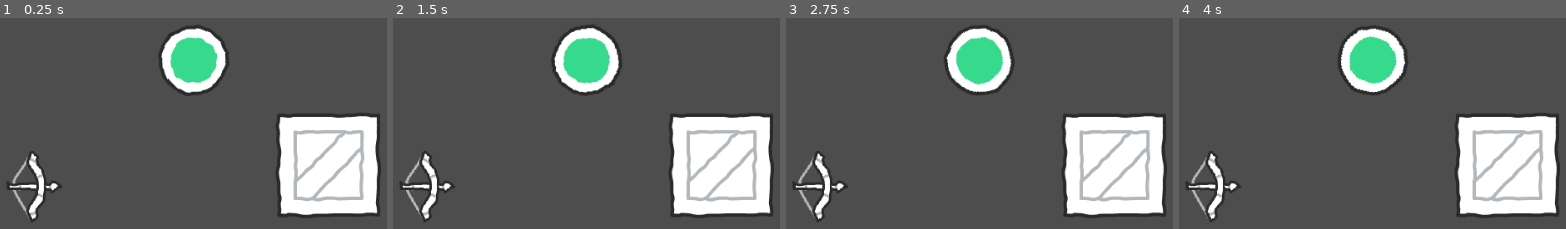
Above: before the commit, frames 1-4 (left to right).
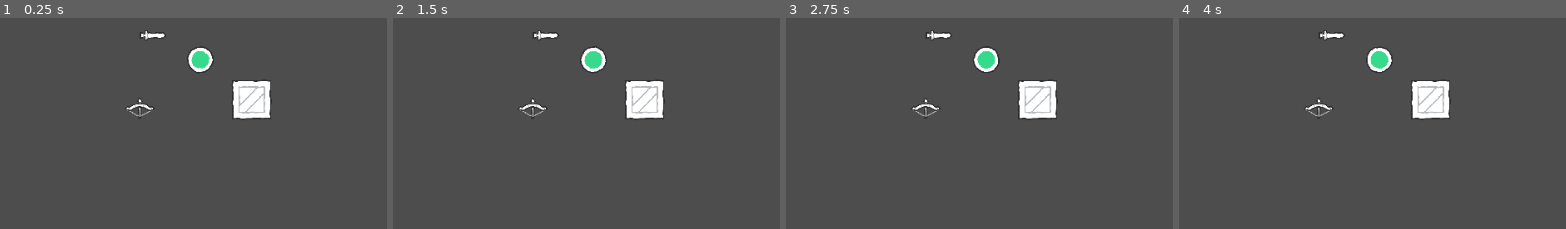
Above: after the commit, the same moments.

Repository: AndreeBurlamaqui/Gorgedot
Game: Godot game, scene res://Game/Scenes/basic_level.tscn
Two runs of this game, one before a commit and one after it. Both use one fixed random seed, a clock stepped at 60 frames per second and the inputs below.
Inputs (mouse positions are in pixels of both pictures, inside the frame that each line leads up to):
- Up to frame 1 (0.25 s): no input
- Up to frame 2 (1.5 s): tap Enter at 0.5 s; move the mouse to (772, 36) at 0.52 s; tap Space at 1.25 s; move the mouse to (439, 81) at 1.27 s
- Up to frame 3 (2.75 s): tap Enter at 2 s; move the mouse to (outside the picture) at 2.02 s
- Up to frame 4 (4 s): tap Space at 2.75 s; move the mouse to (1345, 148) at 2.77 s; tap Enter at 3.5 s; move the mouse to (outside the picture) at 3.52 s

The runs differ from the first frame. In frame 1, 21% of the frame differs, in the area x 1-99%, y 3-97%; in frame 2, 21%; in frame 3, 21%; in frame 4, 21%.

Commit message:
Day 2/3 - Melee Weapon and Drop Throw > https://tiny-studios.notion.site/Day-2-3-Melee-Weapon-and-Drop-Throw-33b434122ec2409dbc6fc7d84cd442a2?pvs=4

Diff:
--- /dev/null
+++ b/Game/Components/Health.gd
@@ -0,0 +1,21 @@
+class_name Health
+extends Area2D
+
+@export var maxHealth := 1.0
+
+var curHealth
+
+# Called when the node enters the scene tree for the first time.
+func _ready():
+	RestoreHealth(maxHealth)
+
+func RestoreHealth(heal : float):
+	curHealth = min(heal, maxHealth) # Clamped by max
+
+func ApplyDamage(damage : float):
+	curHealth -= damage
+	CheckDeath()
+
+func CheckDeath():
+	if curHealth <= 0:
+		queue_free()
--- /dev/null
+++ b/Game/Components/Hitbox.gd
@@ -0,0 +1,10 @@
+class_name Hitbox
+extends Area2D
+# Hitboxes will only search for Health components
+
+@export var damage := 0
+
+func _init():
+	# Hitboxes don't need to be monitorable
+	# They'll only monitore (?)
+	self.monitorable = false
--- /dev/null
+++ b/Game/Components/InputAction.gd
@@ -0,0 +1,33 @@
+class_name InputAction
+extends Node
+
+# Custom node to update the target input
+# So we can easily get things like:
+# "was pressed", "is holding", "time holding"
+@export var action_name : String
+
+var is_pressed = false
+var time_being_held = 0.0
+var is_being_held = false
+
+signal OnInputPress
+signal OnInputRelease
+
+func _input(event):
+	var justPressed = Input.is_action_pressed(action_name)
+
+	if is_pressed && !justPressed :
+		OnInputRelease.emit()
+
+	if !is_pressed && justPressed :
+		OnInputPress.emit()
+
+	is_pressed = justPressed
+
+func _process(delta):
+	if is_pressed :
+		time_being_held += delta
+	else :
+		time_being_held = 0
+
+	is_being_held = time_being_held > 0
--- /dev/null
+++ b/Game/Extensions/TinyExtensions.gd
@@ -0,0 +1,28 @@
+class_name TinyUtils
+
+static func get_end_point(raycast: RayCast2D) -> Vector2:
+	var rotated_target_position = raycast.target_position.rotated(raycast.global_rotation)
+	if raycast.is_colliding():
+		# If the raycast is colliding with something, return the collision point
+		return raycast.get_collision_point()
+	else:
+		# If the raycast is not colliding with anything, return the end point
+		return raycast.global_position + rotated_target_position
+
+static func visualize_raycast(raycast: RayCast2D, duration: float, lineColor : Color) :
+	var line = Line2D.new()
+	line.default_color = lineColor
+	line.add_point(raycast.global_position)
+	line.add_point(get_end_point(raycast))
+	raycast.get_tree().root.add_child(line)
+
+	# Create a timer to remove the line after the duration
+	var timer = Timer.new()
+	raycast.get_tree().root.add_child(timer)
+	timer.wait_time = duration
+	timer.one_shot = true
+	timer.start()
+	# Start the timer and add it to the current scene
+	await timer.timeout
+	line.queue_free()
+	timer.queue_free()
--- /dev/null
+++ b/Game/Extensions/TinyMath.gd
@@ -0,0 +1,20 @@
+class_name TinyMath
+
+static func is_even(x) -> bool:
+	if typeof(x) == TYPE_INT or typeof(x) == TYPE_FLOAT:
+		return int(x) % 2 == 0
+	else:
+		print("Error: Argument is not an integer or a float.")
+		return false
+
+static func to_float(condition : bool) -> int:
+	if condition :
+		return 1
+	else :
+		return 0
+
+static func pick(condition : bool, trueReturn, falseReturn):
+	if condition :
+		return trueReturn
+	else :
+		return falseReturn
--- a/Game/Scenes/basic_level.tscn
+++ b/Game/Scenes/basic_level.tscn
@@ -1,8 +1,9 @@
-[gd_scene load_steps=5 format=3 uid="uid://c6ysh7sy6ft3o"]
+[gd_scene load_steps=6 format=3 uid="uid://c6ysh7sy6ft3o"]
 
 [ext_resource type="Texture2D" uid="uid://b8q2xl5qc5142" path="res://Art/Environment/crate.png" id="2_uomle"]
 [ext_resource type="PackedScene" uid="uid://cb4fxg1qk7i5g" path="res://Game/Units/unit_player.tscn" id="3_sjj74"]
 [ext_resource type="PackedScene" uid="uid://bxsio4wrr0w5c" path="res://Game/Units/Weapons/weapon_bow.tscn" id="3_vlvf6"]
+[ext_resource type="PackedScene" uid="uid://ck1j3ahoidavh" path="res://Game/Units/Weapons/weapon_sword.tscn" id="4_gxqny"]
 
 [sub_resource type="RectangleShape2D" id="RectangleShape2D_yxcuq"]
 size = Vector2(120, 120)
@@ -11,10 +12,12 @@
 
 [node name="Camera2D" type="Camera2D" parent="."]
 position = Vector2(13, -1)
+zoom = Vector2(0.38, 0.38)
 editor_draw_drag_margin = true
 
 [node name="Crate" type="RigidBody2D" parent="."]
 position = Vector2(162, 126)
+collision_layer = 49
 gravity_scale = 0.0
 sleeping = true
 freeze = true
@@ -31,4 +34,8 @@
 position = Vector2(-191, 152)
 
 [node name="Player" parent="." instance=ExtResource("3_sjj74")]
-collision_mask = 1
+
+[node name="weapon_sword" parent="." instance=ExtResource("4_gxqny")]
+position = Vector2(-183, -77)
+rotation = 1.5708
+scale = Vector2(0.75, 0.75)
--- a/Game/Units/PlayerController.gd
+++ b/Game/Units/PlayerController.gd
@@ -1 +1,40 @@
 extends UnitController
+# Extending from the Unit Controller to works as a brain
+# Will literally control the Unit based on inputs
+
+@export_group("INPUTS")
+@export var leftInput : InputAction
+@export var rightInput : InputAction
+@export var upInput : InputAction
+@export var downInput : InputAction
+@export var mainActionInput : InputAction
+@export var dropInput : InputAction
+
+func OnStartPhysics(delta):
+	if mainActionInput.is_pressed :
+		TryMainAction()
+
+func GetMoveDirection():
+	var motion = Vector2()
+
+	if leftInput.is_pressed :
+		motion.x -= 1
+
+	if rightInput.is_pressed :
+		motion.x += 1
+
+	if upInput.is_pressed :
+		motion.y -= 1
+
+	if downInput.is_pressed :
+		motion.y += 1
+
+	return motion.normalized()
+
+func GetAimDirection():
+	# TODO: Make it use input instead of just mouse
+	return get_global_mouse_position()
+
+
+func _on_drop_action_on_input_press():
+	TryDropAction()
--- a/Game/Units/ProjectileController.gd
+++ b/Game/Units/ProjectileController.gd
@@ -1,12 +1,12 @@
 class_name ProjectileController
 extends Node2D
 
-# COMPONENTS
+@export_group("COMPONENTS")
 @export var timer : Timer
 @export var hitBox : Area2D
 @export var impactBox : Area2D
 
-# VALUES
+@export_group("VALUES")
 @export var speed := 250.0
 @export var lifetime := 3.0
 
@@ -27,5 +27,5 @@
 func OnDestroy():
 	queue_free()
 
-func OnImpact(Node):
+func OnImpact(collision : Node):
 	OnDestroy()
--- a/Game/Units/UnitController.gd
+++ b/Game/Units/UnitController.gd
@@ -4,18 +4,16 @@
 @export var moveSpeed := 500.0
 @export var moveAcceleration := 1500.0
 @export var moveFriction := 2500.0
-@export var leftInput : InputEventAction
-@export var rightInput : InputEventAction
-@export var upInput : InputEventAction
-@export var downInput : InputEventAction
-@export var mainActionInput : InputEventAction
 
 @export var currentWeapon : WeaponBase
 
-var tryMainAct = false
+var currentAimDirection : Vector2
 
 func _physics_process(delta):
-	var moveDirection = GetMoveInput()
+	OnStartPhysics(delta)
+
+	# Calculate movement based on set direction
+	var moveDirection = GetMoveDirection()
 	if moveDirection == Vector2.ZERO:
 		# Apply friction
 		var frictionAmount = moveFriction * delta
@@ -28,44 +26,38 @@
 		velocity += moveDirection * moveAcceleration * delta
 		velocity = velocity.limit_length(moveSpeed)
 
+	# Rotate towards aim
+	currentAimDirection = GetAimDirection()
+	look_at(currentAimDirection)
+
 	move_and_slide()
 
-	# Rotate towards aim
-	look_at(GetAimInput())
+	OnFinishPhysics(delta)
 
-		# Try to act after look_at so the direction is correct
-	if tryMainAct:
-		TryMainAction()
+func GetMoveDirection():
+	return Vector2.ZERO.normalized()
 
-func _unhandled_input(event):
-	if event.is_action_pressed(mainActionInput.action):
-		tryMainAct = true
-
-	if event.is_action_released(mainActionInput.action):
-		tryMainAct = false
-
-func GetMoveInput():
-	var motion = Vector2()
-	if Input.is_action_pressed(leftInput.action):
-		motion.x -= 1
-
-	if Input.is_action_pressed(rightInput.action):
-		motion.x += 1
-
-	if Input.is_action_pressed(upInput.action):
-		motion.y -= 1
-
-	if Input.is_action_pressed(downInput.action):
-		motion.y += 1
-
-	return motion.normalized()
-
-func GetAimInput():
-	# TODO: Make it use input instead of just mouse
-	return get_global_mouse_position()
+func GetAimDirection():
+	return Vector2.RIGHT
 
 func TryMainAction():
 	if currentWeapon == null:
 		return
 
 	currentWeapon.TryUse(self)
+
+func TryDropAction():
+	if(currentWeapon == null):
+		return
+
+	currentWeapon.TryDrop(self)
+
+# In case we want to display or do something
+# only before the physics are processed
+func OnStartPhysics(delta : float):
+	pass
+
+# In case we want to display or do something
+# only after the physics are processed
+func OnFinishPhysics(delta : float):
+	pass
--- a/Game/Units/WeaponBase.gd
+++ b/Game/Units/WeaponBase.gd
@@ -1,27 +1,113 @@
 class_name WeaponBase
 extends Sprite2D
 
+@export_group("COMPONENTS")
 @export var cooldownTimer : Timer
 @export var pickupArea : Area2D
+@export var dropRaycast : RayCast2D
+@export var animator : AnimationPlayer
+
+@export_group("VALUES")
+@export var dropForce = 500.0;
+@export var dropSpeed = 750;
+@export var rotationOnPick = 90;
+@export var positionOnPick = Vector2.ZERO;
+
+@export_group("ANIMATIONS")
+@export var onPickAnimation : String
+@export var onActionAnimation : String
+@export var onDropAnimation : String
 
 var unitOwner : UnitController
+
+func _ready():
+	dropRaycast.target_position = Vector2(0, -dropForce)
+	dropRaycast.enabled = false
+	Reset()
+
+func Reset():
+	pass
 
 func TryUse(user : UnitController):
 	pass
 
 func TryPickup(user : UnitController):
-	if unitOwner != null:
+	if unitOwner != null || user.currentWeapon != null:
 		return
 
 	unitOwner = user
-	pickupArea.monitorable = false
+	unitOwner.currentWeapon = self
+	SetPickable(false)
 	self.get_parent().remove_child(self)
 	unitOwner.add_child(self)
+	var pickTween = create_tween()
+	# Set position and apply offset
 	global_position = unitOwner.global_position
-	unitOwner.currentWeapon = self
+	position += positionOnPick
+	# Set weapon to be always to the right
+	# So that the weapon follows the unit rotation
+	rotation = deg_to_rad(rotationOnPick)
+	PlayAnimation(onPickAnimation)
+	Reset()
 
 func _on_area_2d_body_entered(body: UnitController):
 	if body is UnitController:
 		call_deferred("TryPickup", body)
 	else:
 		print("Picker isn't an Unit")
+
+func TryDrop(user : UnitController):
+	if user.currentWeapon == null || user.currentWeapon != self :
+		return
+
+	# Drop the item by applying a bit of force
+	# towards the raycast drop
+	dropRaycast.enabled = true
+	# Raycast always need to look towards the unit's current aim
+	look_at(user.currentAimDirection)
+	rotation += PI/2  # Adjust for sprite facing upwards
+	force_update_transform()
+	dropRaycast.force_raycast_update()
+	TinyUtils.visualize_raycast(dropRaycast, 0.5, Color.RED)
+	print("User rot: ", user.global_rotation, "\n Raycast rot: ", dropRaycast.global_rotation)
+
+	# We first check if the raycast hit something to get its end point
+	var oldPosition = global_position
+	var oldRotation = global_rotation
+	var end_point = TinyUtils.get_end_point(dropRaycast)
+	TinyUtils.visualize_raycast(dropRaycast, 0.5, Color.YELLOW)
+	print("End point of drop raycast is", end_point)
+
+	# Remove weapon as a child from the unit
+	var currentSceneRoot = get_tree().current_scene
+	self.get_parent().remove_child(self)
+	currentSceneRoot.add_child(self)
+	global_rotation = oldRotation
+
+	# And then clean the current weapon from the unit
+	user.currentWeapon = null
+	unitOwner = null
+
+	# And then tween towards the end point
+	PlayAnimation(onDropAnimation)
+	var dropTween = create_tween()
+	dropTween.set_ease(Tween.EASE_OUT)
+	dropTween.set_trans(Tween.TRANS_SINE)
+	var dropDuration = oldPosition.distance_to(end_point) / dropSpeed
+	dropTween.tween_property(self, "position", end_point, dropDuration).from(oldPosition)
+	await dropTween.finished
+	# Enable pickable again
+	SetPickable(true)
+	# Stop animation with keep state for the rotation of the animation
+	animator.stop(true)
+	Reset()
+
+
+func SetPickable(canPick : bool):
+	pickupArea.monitoring = canPick
+
+func PlayAnimation(targetAnimation : String):
+	if targetAnimation == null || targetAnimation.is_empty():
+		return
+
+	animator.play(targetAnimation)
--- /dev/null
+++ b/Game/Units/Weapons/WeaponSword.gd
@@ -0,0 +1,43 @@
+extends WeaponBase
+
+var isAttacking := false
+var attackCount := 0
+
+func TryUse(user : UnitController):
+	if isAttacking:
+		return
+
+	isAttacking = true
+	attackCount += 1
+	var atkCountEven = TinyMath.is_even(attackCount)
+	var finalRot = -45 if atkCountEven else 225
+	var finalPos = positionOnPick
+	finalPos.y *= TinyMath.pick(atkCountEven, 1, -1)
+	print("final pos is " , finalPos, "based on is even", atkCountEven)
+	var swordTween = create_tween()
+	swordTween.tween_property(self, "rotation_degrees", finalRot, 0.15)
+	var curveSword = do_arc(self, finalPos, 25, 0.25)
+#	swordTween.tween_property(self, "rotation", deg_to_rad(rotationOnPick), 0.15)
+	await swordTween.finished and curveSword.finished
+
+	# Cooldown to attack again
+	cooldownTimer.start()
+	await cooldownTimer.timeout
+
+	isAttacking = false
+
+func Reset():
+	attackCount = 0
+	isAttacking = false
+
+# TODO: Search on how to make it a static func so we can use anywhere else
+func do_arc(node, final_pos, height, duration):
+	var tween = create_tween()
+	var start_pos = node.position
+	var mid_pos = final_pos
+	mid_pos.x += height
+
+	tween.tween_property(node, "position", mid_pos, duration * 0.5).set_trans(Tween.TRANS_LINEAR).set_ease(Tween.EASE_OUT).from(start_pos)
+	tween.tween_property(node, "position", final_pos, duration * 0.5).set_trans(Tween.TRANS_LINEAR).set_ease(Tween.EASE_IN)
+
+	return tween
--- a/Game/Units/Weapons/weapon_base.tscn
+++ b/Game/Units/Weapons/weapon_base.tscn
@@ -1,19 +1,75 @@
-[gd_scene load_steps=4 format=3 uid="uid://bav20wurwt0bd"]
+[gd_scene load_steps=8 format=3 uid="uid://bav20wurwt0bd"]
 
 [ext_resource type="Texture2D" uid="uid://crwwtwtoadipc" path="res://Art/Items/weapon_bow_arrow.png" id="1_36mm1"]
 [ext_resource type="Script" path="res://Game/Units/WeaponBase.gd" id="2_nc8o5"]
 
-[sub_resource type="RectangleShape2D" id="RectangleShape2D_1oxpm"]
-size = Vector2(115, 90)
+[sub_resource type="RectangleShape2D" id="RectangleShape2D_c6w2t"]
+size = Vector2(114, 90.363)
 
-[node name="Weapon" type="Sprite2D" node_paths=PackedStringArray("cooldownTimer", "pickupArea")]
-position = Vector2(49.0677, 1.00128)
-rotation = 1.5708
-scale = Vector2(0.75, 0.75)
+[sub_resource type="Animation" id="Animation_58p3j"]
+resource_name = "drop_animation"
+tracks/0/type = "value"
+tracks/0/imported = false
+tracks/0/enabled = true
+tracks/0/path = NodePath(".:rotation")
+tracks/0/interp = 1
+tracks/0/loop_wrap = true
+tracks/0/keys = {
+"times": PackedFloat32Array(0, 0.5),
+"transitions": PackedFloat32Array(1, 1),
+"update": 0,
+"values": [0.0, 6.28319]
+}
+
+[sub_resource type="Animation" id="Animation_l5whd"]
+resource_name = "pickup_animation"
+length = 0.100005
+step = 0.05
+tracks/0/type = "value"
+tracks/0/imported = false
+tracks/0/enabled = true
+tracks/0/path = NodePath(".:scale")
+tracks/0/interp = 2
+tracks/0/loop_wrap = true
+tracks/0/keys = {
+"times": PackedFloat32Array(0, 0.1),
+"transitions": PackedFloat32Array(1, 1),
+"update": 0,
+"values": [Vector2(0.5, 0.5), Vector2(1, 1)]
+}
+
+[sub_resource type="Animation" id="Animation_eyxu2"]
+resource_name = "sword_animation"
+tracks/0/type = "value"
+tracks/0/imported = false
+tracks/0/enabled = true
+tracks/0/path = NodePath(".:rotation")
+tracks/0/interp = 2
+tracks/0/loop_wrap = true
+tracks/0/keys = {
+"times": PackedFloat32Array(0, 0.2, 0.4),
+"transitions": PackedFloat32Array(1, 1, 1),
+"update": 0,
+"values": [-1.309, 1.309, 0.0]
+}
+
+[sub_resource type="AnimationLibrary" id="AnimationLibrary_wl02v"]
+_data = {
+"drop_animation": SubResource("Animation_58p3j"),
+"pickup_animation": SubResource("Animation_l5whd"),
+"sword_animation": SubResource("Animation_eyxu2")
+}
+
+[node name="Weapon" type="Sprite2D" node_paths=PackedStringArray("cooldownTimer", "pickupArea", "dropRaycast", "animator")]
+scale = Vector2(0.5, 0.5)
 texture = ExtResource("1_36mm1")
 script = ExtResource("2_nc8o5")
 cooldownTimer = NodePath("Timer")
 pickupArea = NodePath("Area2D")
+dropRaycast = NodePath("DropRaycast")
+animator = NodePath("AnimationPlayer")
+onPickAnimation = "pickup_animation"
+onDropAnimation = "drop_animation"
 
 [node name="Marker2D" type="Marker2D" parent="."]
 position = Vector2(-0.0001297, -36)
@@ -25,8 +81,21 @@
 [node name="Area2D" type="Area2D" parent="."]
 scale = Vector2(1, 0.995983)
 collision_mask = 4
+monitorable = false
 
 [node name="CollisionShape2D" type="CollisionShape2D" parent="Area2D"]
-shape = SubResource("RectangleShape2D_1oxpm")
+position = Vector2(0, 2.00807)
+shape = SubResource("RectangleShape2D_c6w2t")
+
+[node name="DropRaycast" type="RayCast2D" parent="."]
+target_position = Vector2(0, -200)
+collision_mask = 33
+collide_with_areas = true
+
+[node name="AnimationPlayer" type="AnimationPlayer" parent="."]
+method_call_mode = 1
+libraries = {
+"": SubResource("AnimationLibrary_wl02v")
+}
 
 [connection signal="body_entered" from="Area2D" to="." method="_on_area_2d_body_entered"]
--- a/Game/Units/Weapons/weapon_bow.tscn
+++ b/Game/Units/Weapons/weapon_bow.tscn
@@ -5,9 +5,18 @@
 [ext_resource type="PackedScene" uid="uid://dp3sdqrfgrabq" path="res://Game/Units/general_projectile.tscn" id="3_8v3cc"]
 
 [node name="Bow" node_paths=PackedStringArray("weaponTip") instance=ExtResource("1_wcag2")]
+scale = Vector2(0.823069, 0.741768)
 script = ExtResource("2_5gpj6")
 projectile = ExtResource("3_8v3cc")
 weaponTip = NodePath("Marker2D")
+dropForce = 250.0
+positionOnPick = Vector2(50, 0)
 
 [node name="Area2D" parent="." index="2"]
 position = Vector2(-1.33505, -3.90973)
+
+[node name="CollisionShape2D" parent="Area2D" index="0"]
+position = Vector2(1.33505, 5.27907)
+
+[node name="DropRaycast" parent="." index="3"]
+position = Vector2(0, 40.4439)
--- /dev/null
+++ b/Game/Units/Weapons/weapon_sword.tscn
@@ -0,0 +1,31 @@
+[gd_scene load_steps=5 format=3 uid="uid://ck1j3ahoidavh"]
+
+[ext_resource type="PackedScene" uid="uid://bav20wurwt0bd" path="res://Game/Units/Weapons/weapon_base.tscn" id="1_7bb0x"]
+[ext_resource type="Texture2D" uid="uid://bjc10qancl8lg" path="res://Art/Items/weapon_longsword.png" id="2_xw1tf"]
+[ext_resource type="Script" path="res://Game/Units/Weapons/WeaponSword.gd" id="3_i8erl"]
+
+[sub_resource type="RectangleShape2D" id="RectangleShape2D_256mr"]
+size = Vector2(47, 115.56)
+
+[node name="weapon_sword" instance=ExtResource("1_7bb0x")]
+position = Vector2(0, 8)
+scale = Vector2(1, 1.199)
+texture = ExtResource("2_xw1tf")
+offset = Vector2(0, -45)
+script = ExtResource("3_i8erl")
+dropSpeed = 1500
+rotationOnPick = -45
+positionOnPick = Vector2(20, -40)
+
+[node name="Marker2D" parent="." index="0"]
+position = Vector2(0, 4.17014)
+
+[node name="Timer" parent="." index="1"]
+wait_time = 0.25
+
+[node name="CollisionShape2D" parent="Area2D" index="0"]
+position = Vector2(0, -45.2192)
+shape = SubResource("RectangleShape2D_256mr")
+
+[node name="DropRaycast" parent="." index="3"]
+position = Vector2(0, 10.8424)
--- a/Game/Units/general_projectile.tscn
+++ b/Game/Units/general_projectile.tscn
@@ -4,21 +4,23 @@
 [ext_resource type="Texture2D" uid="uid://c2arf8nat7k75" path="res://Art/Items/weapon_arrow.png" id="1_x38mi"]
 
 [sub_resource type="RectangleShape2D" id="RectangleShape2D_11g6q"]
-size = Vector2(11.42, 88.483)
+size = Vector2(11.42, 55.5661)
 
 [sub_resource type="RectangleShape2D" id="RectangleShape2D_l5lvm"]
-size = Vector2(20, 88)
+size = Vector2(20, 63)
 
 [node name="Projectile" type="Node2D" node_paths=PackedStringArray("timer", "hitBox", "impactBox")]
+position = Vector2(-2, 1)
 scale = Vector2(1, 0.994539)
 script = ExtResource("1_iytox")
 timer = NodePath("Timer")
 hitBox = NodePath("HitBox")
 impactBox = NodePath("ImpactBox")
-speed = 750.0
+speed = 950.0
 
 [node name="Visual" type="Sprite2D" parent="."]
 rotation = 1.5708
+scale = Vector2(1, 0.689941)
 texture = ExtResource("1_x38mi")
 
 [node name="ImpactBox" type="Area2D" parent="."]
@@ -28,6 +30,7 @@
 monitorable = false
 
 [node name="CollisionShape2D" type="CollisionShape2D" parent="ImpactBox"]
+position = Vector2(-2.27374e-12, 0.500004)
 scale = Vector2(0.977399, 0.953819)
 shape = SubResource("RectangleShape2D_11g6q")
 
@@ -39,6 +42,7 @@
 monitoring = false
 
 [node name="CollisionShape2D" type="CollisionShape2D" parent="HitBox"]
+position = Vector2(-7.95808e-13, -0.499998)
 shape = SubResource("RectangleShape2D_l5lvm")
 
 [node name="Timer" type="Timer" parent="."]
--- a/Game/Units/general_unit.tscn
+++ b/Game/Units/general_unit.tscn
@@ -1,22 +1,7 @@
-[gd_scene load_steps=10 format=3 uid="uid://btuolqcayirgb"]
+[gd_scene load_steps=5 format=3 uid="uid://btuolqcayirgb"]
 
 [ext_resource type="Script" path="res://Game/Units/UnitController.gd" id="1_hrw8j"]
 [ext_resource type="Texture2D" uid="uid://dha3iy2myal3o" path="res://Art/Characters/green_character.png" id="1_wnd7u"]
-
-[sub_resource type="InputEventAction" id="InputEventAction_nkdob"]
-action = &"move_left"
-
-[sub_resource type="InputEventAction" id="InputEventAction_3lvaj"]
-action = &"move_right"
-
-[sub_resource type="InputEventAction" id="InputEventAction_73vy1"]
-action = &"move_up"
-
-[sub_resource type="InputEventAction" id="InputEventAction_p0wty"]
-action = &"move_down"
-
-[sub_resource type="InputEventAction" id="InputEventAction_e1egr"]
-action = &"main_action"
 
 [sub_resource type="CircleShape2D" id="CircleShape2D_3po0r"]
 radius = 44.1022
@@ -26,17 +11,12 @@
 
 [node name="Unit" type="CharacterBody2D"]
 scale = Vector2(0.998726, 1.00425)
-collision_layer = 5
+collision_layer = 4
 collision_mask = 16
 motion_mode = 1
 script = ExtResource("1_hrw8j")
 moveAcceleration = 4500.0
 moveFriction = 1500.0
-leftInput = SubResource("InputEventAction_nkdob")
-rightInput = SubResource("InputEventAction_3lvaj")
-upInput = SubResource("InputEventAction_73vy1")
-downInput = SubResource("InputEventAction_p0wty")
-mainActionInput = SubResource("InputEventAction_e1egr")
 
 [node name="Visual" type="Sprite2D" parent="."]
 texture = ExtResource("1_wnd7u")
--- a/Game/Units/unit_player.tscn
+++ b/Game/Units/unit_player.tscn
@@ -1,29 +1,47 @@
-[gd_scene load_steps=8 format=3 uid="uid://cb4fxg1qk7i5g"]
+[gd_scene load_steps=4 format=3 uid="uid://cb4fxg1qk7i5g"]
 
 [ext_resource type="PackedScene" uid="uid://btuolqcayirgb" path="res://Game/Units/general_unit.tscn" id="1_i1m5b"]
 [ext_resource type="Script" path="res://Game/Units/PlayerController.gd" id="2_4ayog"]
+[ext_resource type="Script" path="res://Game/Components/InputAction.gd" id="3_qq5cb"]
 
-[sub_resource type="InputEventAction" id="InputEventAction_joqmt"]
-action = &"move_left"
+[node name="Player" node_paths=PackedStringArray("leftInput", "rightInput", "upInput", "downInput", "mainActionInput", "dropInput") instance=ExtResource("1_i1m5b")]
+scale = Vector2(1.00423, 1.00425)
+script = ExtResource("2_4ayog")
+leftInput = NodePath("Inputs/Move Left")
+rightInput = NodePath("Inputs/Move Right")
+upInput = NodePath("Inputs/Move Up")
+downInput = NodePath("Inputs/Move Down")
+mainActionInput = NodePath("Inputs/Main Action")
+dropInput = NodePath("Inputs/Drop Action")
 
-[sub_resource type="InputEventAction" id="InputEventAction_7sccu"]
-action = &"move_right"
+[node name="Hurtbox" parent="." index="2"]
+collision_layer = 0
+collision_mask = 0
 
-[sub_resource type="InputEventAction" id="InputEventAction_cq1dr"]
-action = &"move_up"
+[node name="Inputs" type="Node" parent="." index="3"]
 
-[sub_resource type="InputEventAction" id="InputEventAction_d4m80"]
-action = &"move_down"
+[node name="Move Down" type="Node" parent="Inputs" index="0"]
+script = ExtResource("3_qq5cb")
+action_name = "move_down"
 
-[sub_resource type="InputEventAction" id="InputEventAction_baiut"]
-action = &"main_action"
+[node name="Move Up" type="Node" parent="Inputs" index="1"]
+script = ExtResource("3_qq5cb")
+action_name = "move_up"
 
-[node name="Player" instance=ExtResource("1_i1m5b")]
-scale = Vector2(1.00423, 1.00425)
-collision_layer = 4
-script = ExtResource("2_4ayog")
-leftInput = SubResource("InputEventAction_joqmt")
-rightInput = SubResource("InputEventAction_7sccu")
-upInput = SubResource("InputEventAction_cq1dr")
-downInput = SubResource("InputEventAction_d4m80")
-mainActionInput = SubResource("InputEventAction_baiut")
+[node name="Move Left" type="Node" parent="Inputs" index="2"]
+script = ExtResource("3_qq5cb")
+action_name = "move_left"
+
+[node name="Move Right" type="Node" parent="Inputs" index="3"]
+script = ExtResource("3_qq5cb")
+action_name = "move_right"
+
+[node name="Main Action" type="Node" parent="Inputs" index="4"]
+script = ExtResource("3_qq5cb")
+action_name = "main_action"
+
+[node name="Drop Action" type="Node" parent="Inputs" index="5"]
+script = ExtResource("3_qq5cb")
+action_name = "drop_action"
+
+[connection signal="OnInputPress" from="Inputs/Drop Action" to="." method="_on_drop_action_on_input_press"]
--- a/project.godot
+++ b/project.godot
@@ -54,6 +54,11 @@
 "events": [Object(InputEventMouseButton,"resource_local_to_scene":false,"resource_name":"","device":-1,"window_id":0,"a …(253 unchanged characters)…
 ]
 }
+drop_action={
+"deadzone": 0.5,
+"events": [Object(InputEventMouseButton,"resource_local_to_scene":false,"resource_name":"","device":-1,"window_id":0,"alt_pressed":false,"shift_pressed":false,"ctrl_pressed":false,"meta_pressed":false,"button_mask":2,"position":Vector2(76, 13),"global_position":Vector2(80, 56),"factor":1.0,"button_index":2,"canceled":false,"pressed":true,"double_click":false,"script":null)
+]
+}
 
 [layer_names]
 
Not shown, added: Game/Units/uni8BE4.tmp
Not shown, added: Game/Units/uniB976.tmp
